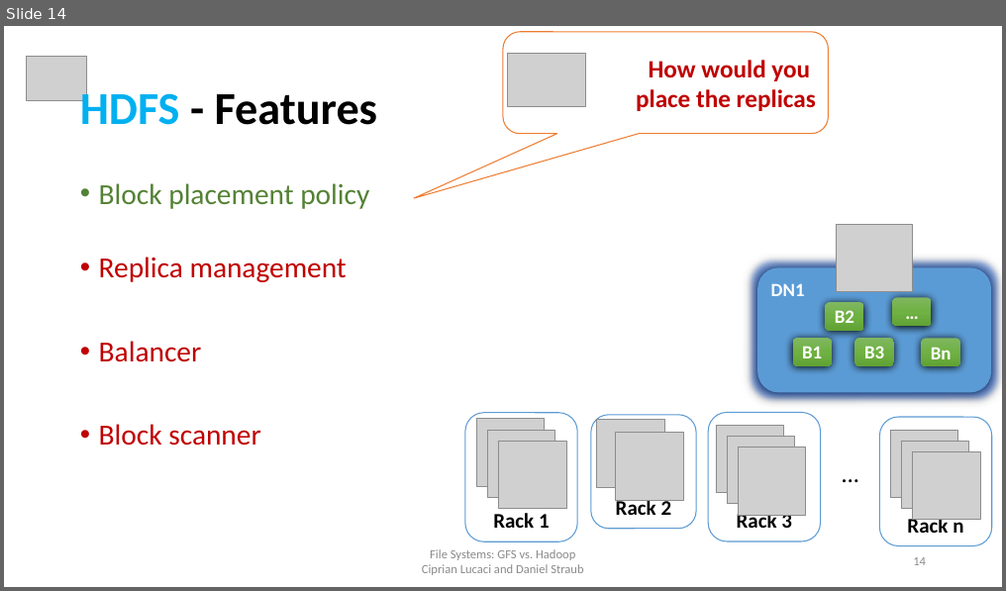
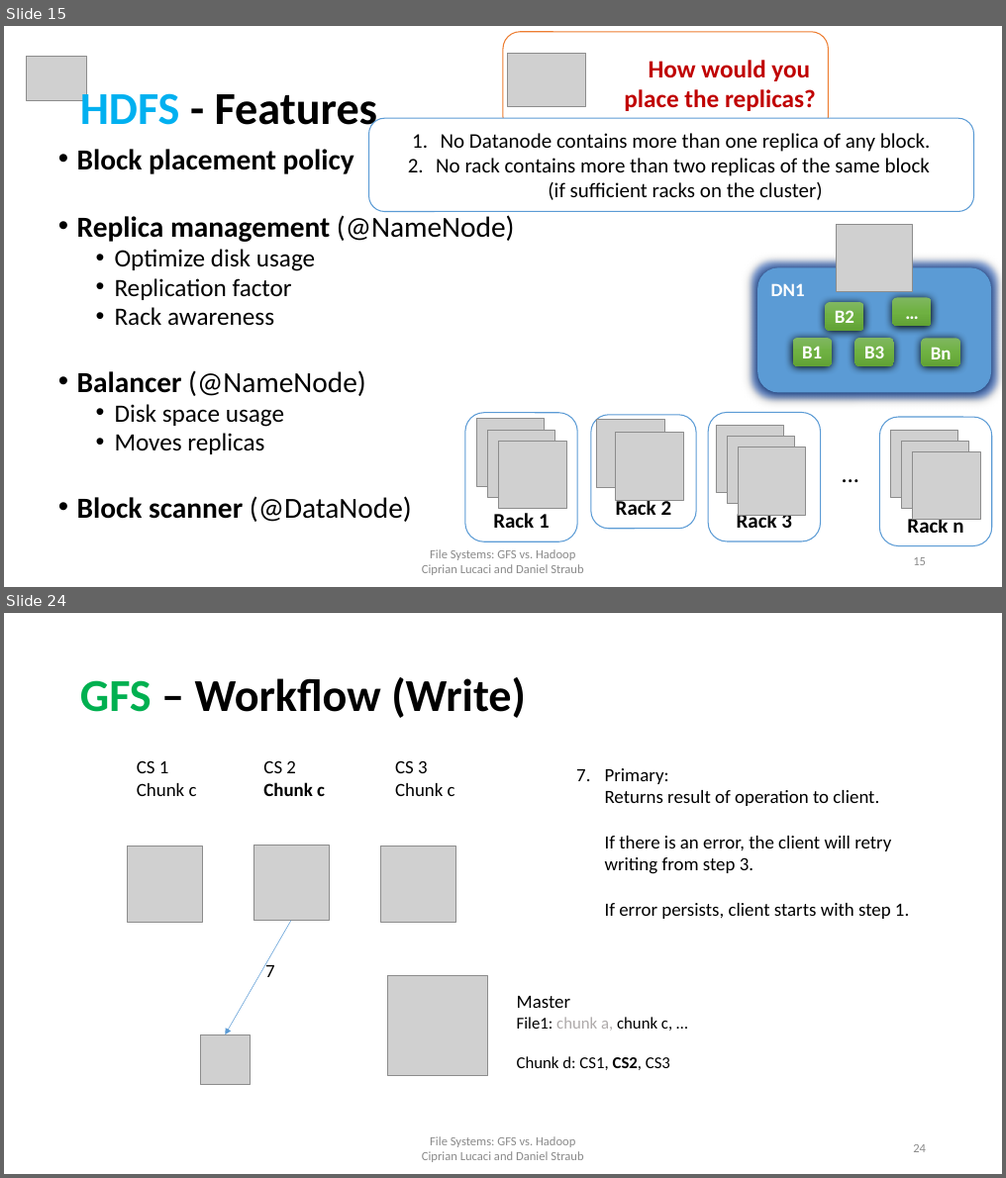
Before and after one commit to cipri7329/ss15-seminar, a slide deck: Presentation/DistributedFileSystems_Cipri.pptx. Shown one above the other, each under a label of ours: slide 14 before the commit, slides 15 and 24 after it; the slides between them are not shown. The pictures are 1006x591 and 1006x1178 pixels, drawn with LibreOffice and Linux fonts; fonts in the diff are those of the drawing; grey boxes stand for pictures; background and template pictures are left out. Boxes give left, top, right and bottom in pixels: in the first picture for what was removed or moved away, otherwise in the second. Text is boxed around its words. In the diff, an @@ line names an element or a change of style, - is before the commit and + after.

```diff
--- a/Presentation/DistributedFileSystems_Cipri.pptx
+++ b/Presentation/DistributedFileSystems_Cipri.pptx
@@ slide 24 added at (x1=4, y1=613, x2=1002, y2=1174), background #FFFFFF @@
@@ title added at (x1=80, y1=677, x2=526, y2=718), 44 pt, text #000000, bold @@
+GFS – Workflow (Write)
@@ text added at (x1=137, y1=761, x2=197, y2=796), 18 pt, text #000000 @@
+CS 1
+Chunk c
@@ text added at (x1=263, y1=761, x2=325, y2=796), 18 pt, text #000000, bold @@
+CS 2
+Chunk c
@@ text added at (x1=395, y1=761, x2=455, y2=796), 18 pt, text #000000 @@
+CS 3
+Chunk c
@@ text added at (x1=605, y1=768, x2=909, y2=919), 18 pt, text #000000 @@
+7. Primary:
+   Returns result of operation to client.
+   If there is an error, the client will retry writing from step 3.
+   If error persists, client starts with step 1.
@@ picture added at (x1=128, y1=847, x2=203, y2=922) @@
@@ picture added at (x1=253, y1=845, x2=329, y2=921) @@
@@ picture added at (x1=380, y1=847, x2=456, y2=922) @@
@@ arrow added from (291, 921) to (225, 1035), #5B9BD5 0.5 pt @@
@@ text added at (x1=265, y1=962, x2=275, y2=977), 18 pt, text #000000 @@
+7
@@ picture added at (x1=388, y1=976, x2=488, y2=1076) @@
@@ text added at (x1=517, y1=996, x2=672, y2=1070), 16 pt, text #000000 @@
+Master
+File1: chunk a, chunk c, …
+Chunk d: CS1, CS2, CS3
@@ picture added at (x1=200, y1=1035, x2=251, y2=1085) @@
@@ text added at (x1=422, y1=1137, x2=583, y2=1162), 12 pt, text #8C8C8C @@
+File Systems: GFS vs. Hadoop
+Ciprian Lucaci and Daniel Straub
@@ page number added at (x1=913, y1=1145, x2=926, y2=1153), 12 pt, text #8C8C8C @@
+24
@@ what was slide 14 is now slide 15 @@
@@ slide 15 changed as well @@
@@ text in rounded speech box at (x1=624, y1=89, x2=816, y2=111): text changed @@
-place the replicas
+place the replicas?
@@ text "Block placement policy" moved from (x1=99, y1=183, x2=369, y2=446) to (x1=77, y1=149, x2=515, y2=522) @@
@@ rounded rectangle added at (x1=369, y1=118, x2=974, y2=212), fill #FFFFFF, outline #5B9BD5 1 pt, 20 pt, text #000000 @@
+1. No Datanode contains more than one replica of any block.
+2. No rack contains more than two replicas of the same block
+   (if sufficient racks on the cluster)
@@ text at (x1=77, y1=149, x2=354, y2=174): text colour #548235 to #000000, bold on in "Block placement policy"; line spacing 0.9 to 0.8 @@
@@ text at (x1=77, y1=215, x2=515, y2=522): text changed; size 28 to 24 pt; text colour #C00000 to #000000 @@
-• Replica management
-• Balancer
-• Block scanner
+• Replica management (@NameNode)
+  • Optimize disk usage
+  • Replication factor
+  • Rack awareness
+• Balancer (@NameNode)
+  • Disk space usage
+  • Moves replicas
+• Block scanner (@DataNode)
@@ page number at (x1=913, y1=558, x2=926, y2=566): text changed @@
-14
+15
```
Also in this commit, not shown: 5 other slides changed, 14 other slides added, 3 other files.
